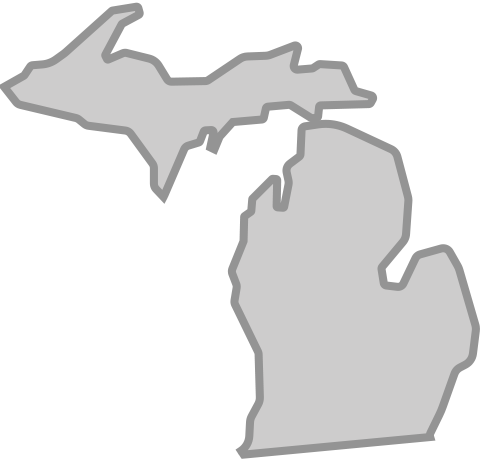
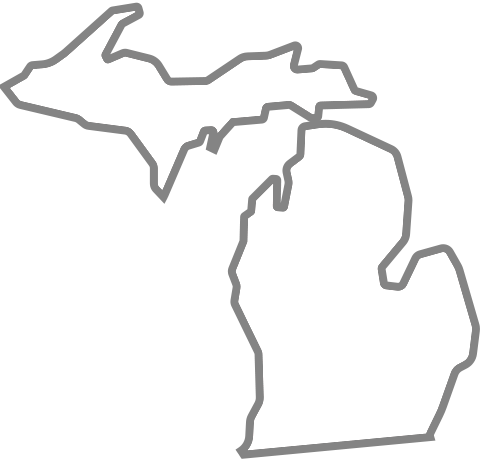
The second (482, 460) image is a revision of the first. Changes to its layers:
pixels changed over [left=0, top=2, right=480, bottom=459] (layer not identified)
